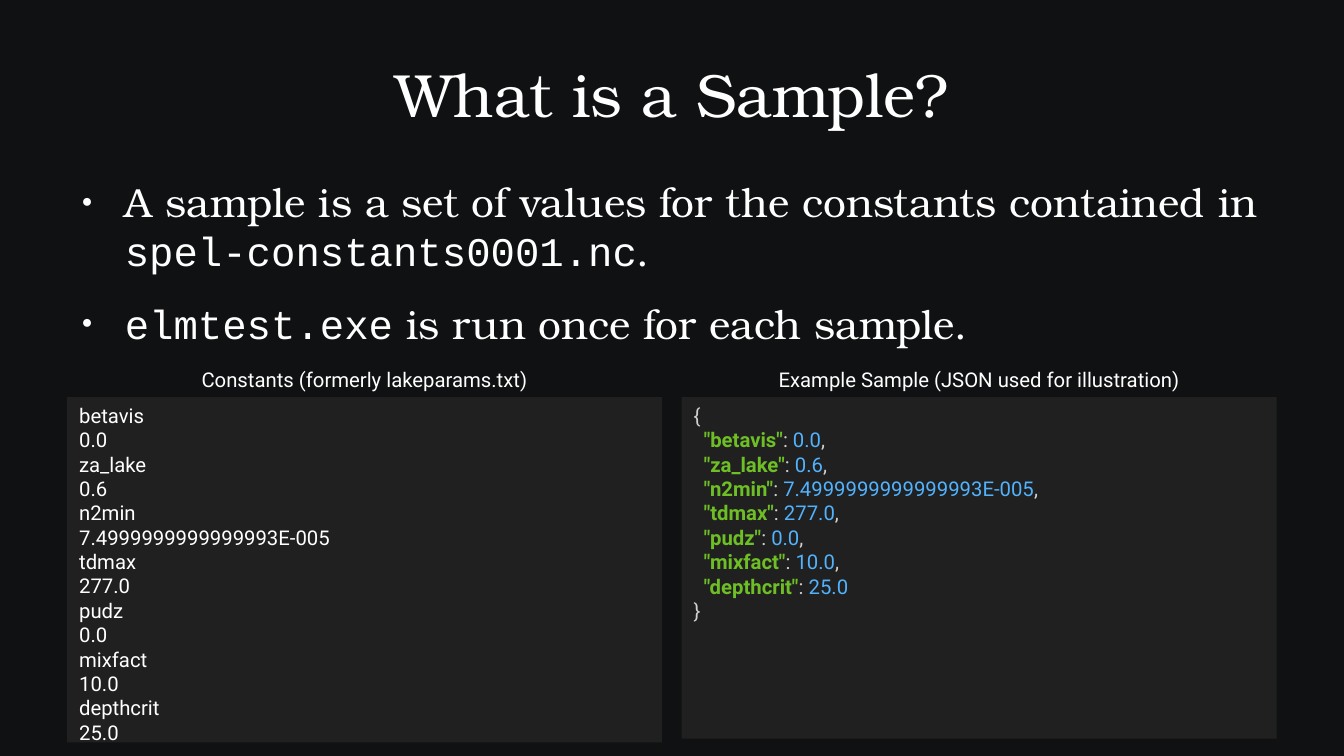
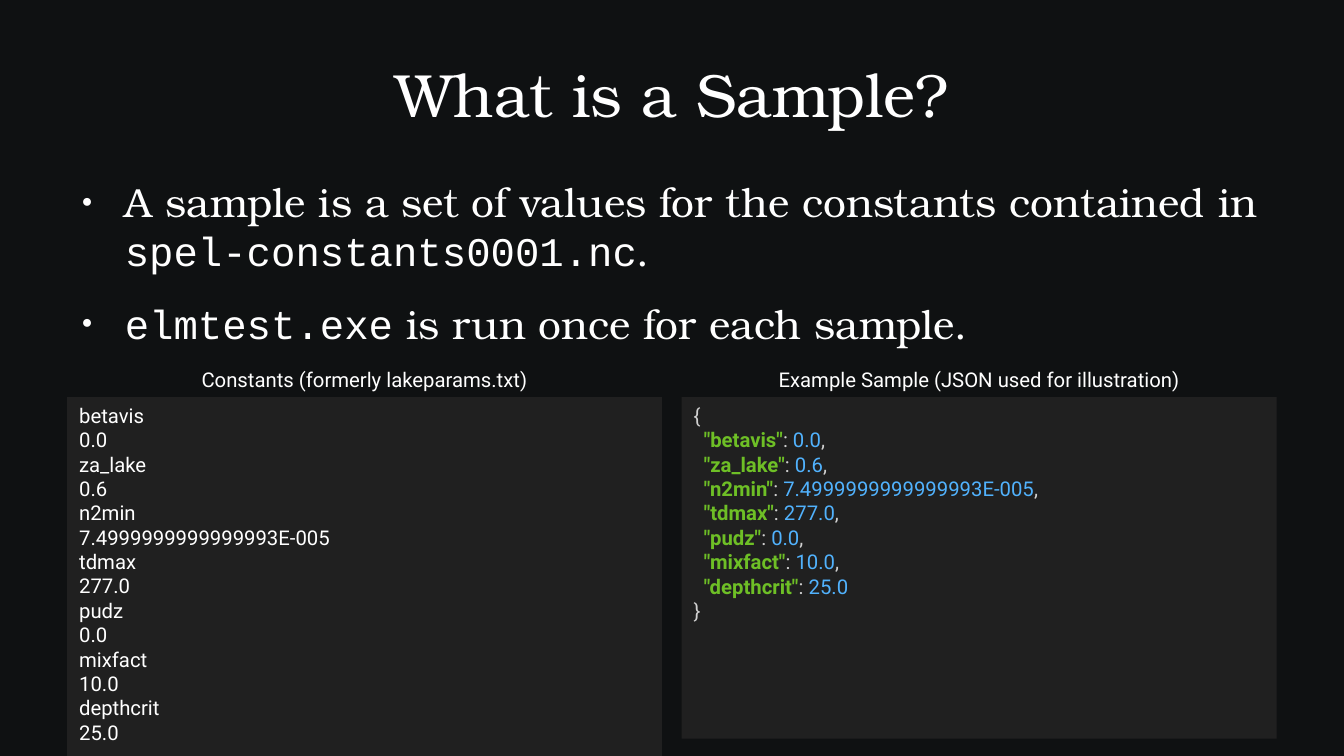
Before and after one commit to SamAllen06/lake_temp_work, a slide deck: slide 8 of documentation/for_collaborators/TestingSoftwareOverview.odp. Drawn at 1344x756 pixels with LibreOffice and Linux fonts; fonts in the diff are those of the drawing. Boxes give left, top, right and bottom in pixels: in the first picture for what was removed or moved away, otherwise in the second. Text is boxed around its words. In the diff, an @@ line names an element or a change of style, - is before the commit and + after.

```diff
--- a/documentation/for_collaborators/TestingSoftwareOverview.odp
+++ b/documentation/for_collaborators/TestingSoftwareOverview.odp
@@ rectangle "betavis": place and size @@
-rectangle "betavis" at [67,398,662,743]
+rectangle "betavis" at [67,398,662,756]
```
Also in this commit, not shown: 4 other slides changed, 1 slide added, 1 slide removed, 2 other files.
